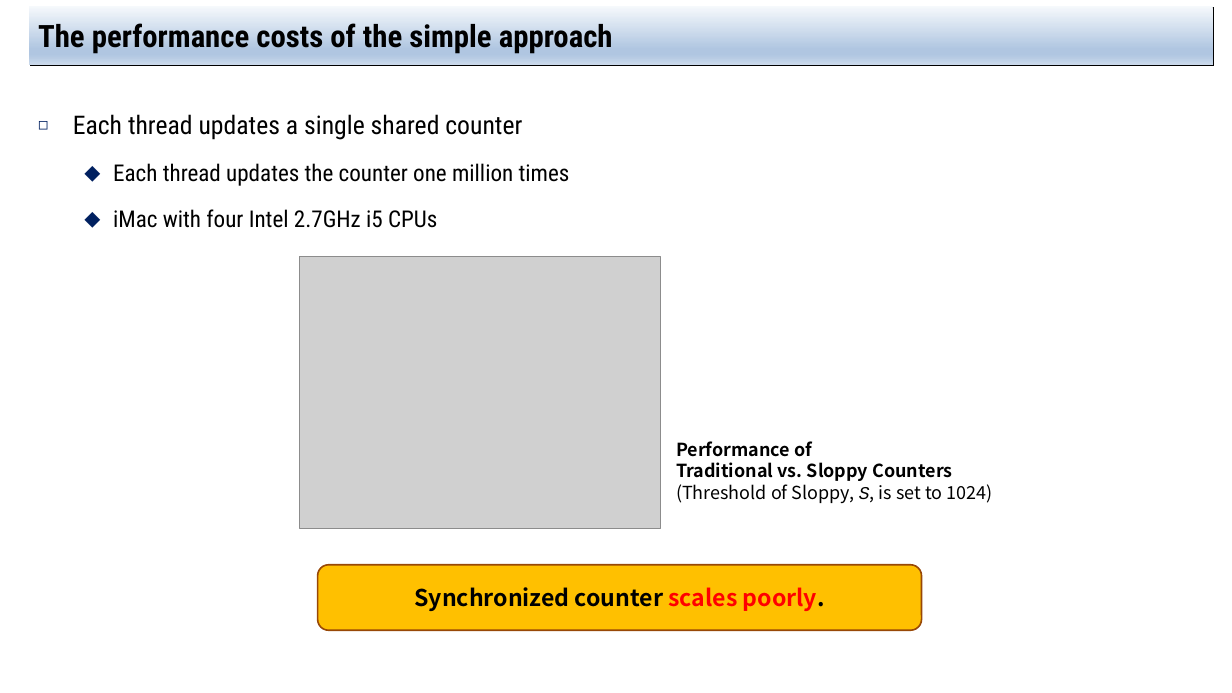
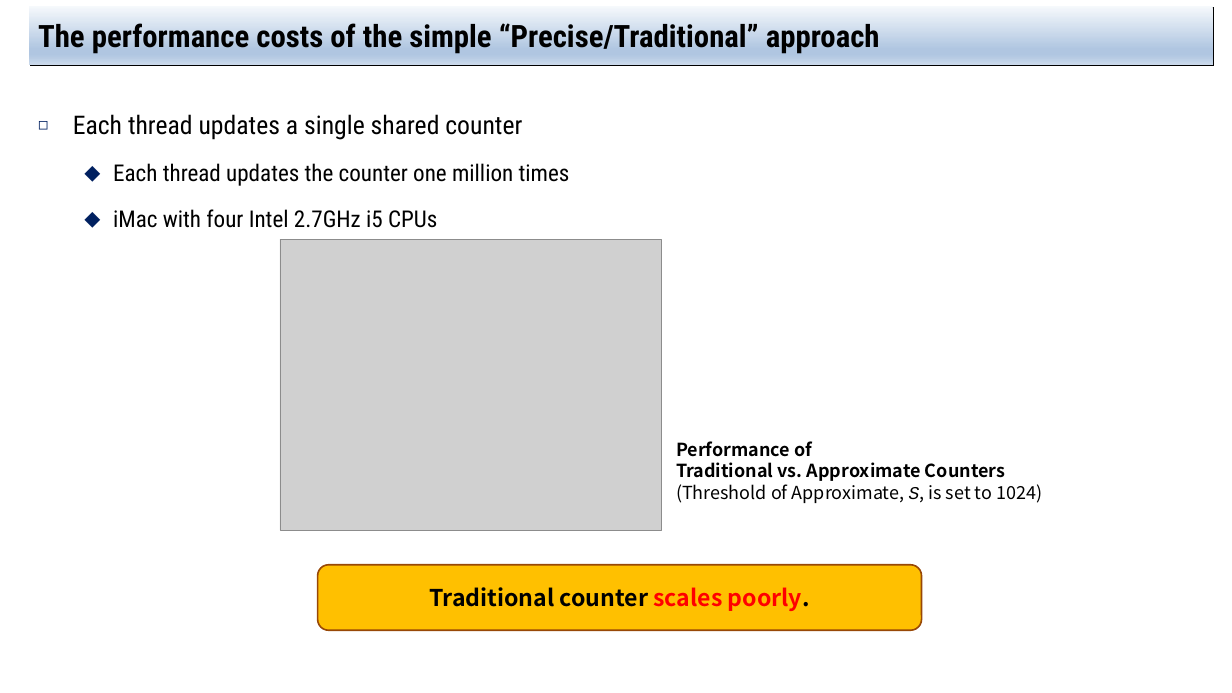
Before and after one commit to jachermocilla/extra-course-materials, a slide deck: slide 9 of cmsc125/ostep/slides/02.Concurrency/29.Lock-based_Concurrent_Data_Structures.pptx. Drawn at 1232x693 pixels with LibreOffice and Linux fonts; fonts in the diff are those of the drawing; grey boxes stand for pictures. Boxes give left, top, right and bottom in pixels: in the first picture for what was removed or moved away, otherwise in the second. Text is boxed around its words. In the diff, an @@ line names an element or a change of style, - is before the commit and + after.

```diff
--- a/cmsc125/ostep/slides/02.Concurrency/29.Lock-based_Concurrent_Data_Structures.pptx
+++ b/cmsc125/ostep/slides/02.Concurrency/29.Lock-based_Concurrent_Data_Structures.pptx
@@ title at [38,19,880,54]: text changed @@
-The performance costs of the simple approach
+The performance costs of the simple “Precise/Traditional” approach
@@ picture: place and size @@
-picture at [299,257,660,529]
+picture at [280,239,662,531]
@@ text at [676,462,1042,503]: text changed @@
-Traditional vs. Sloppy Counters
-(Threshold of Sloppy, S, is set to 1024)
+Traditional vs. Approximate Counters
+(Threshold of Approximate, S, is set to 1024)
@@ text in rounded rectangle at [430,587,810,611]: text changed @@
-Synchronized counter scales poorly.
+Traditional counter scales poorly.
```
Also in this commit, not shown: 9 other slides changed, 1 other file.
